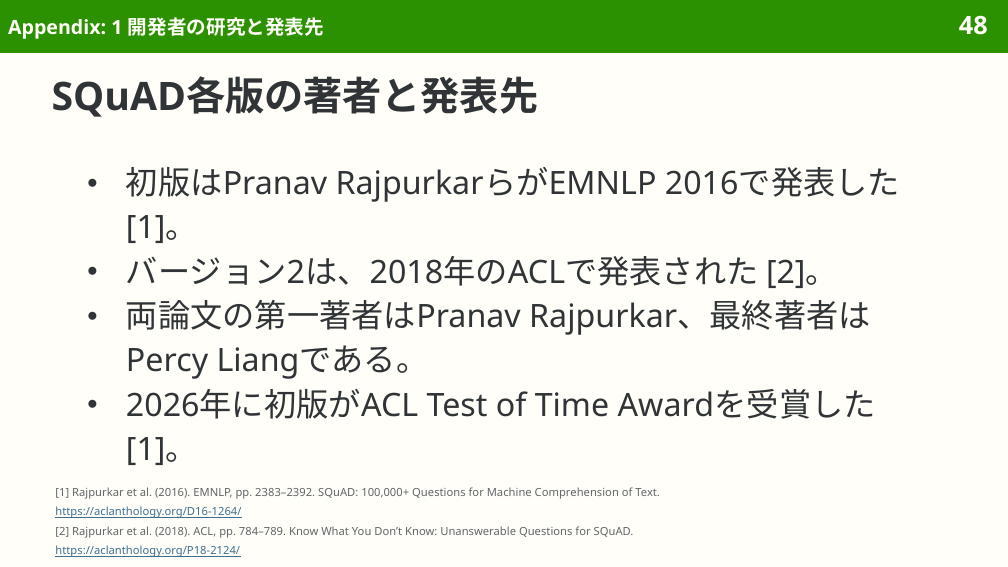
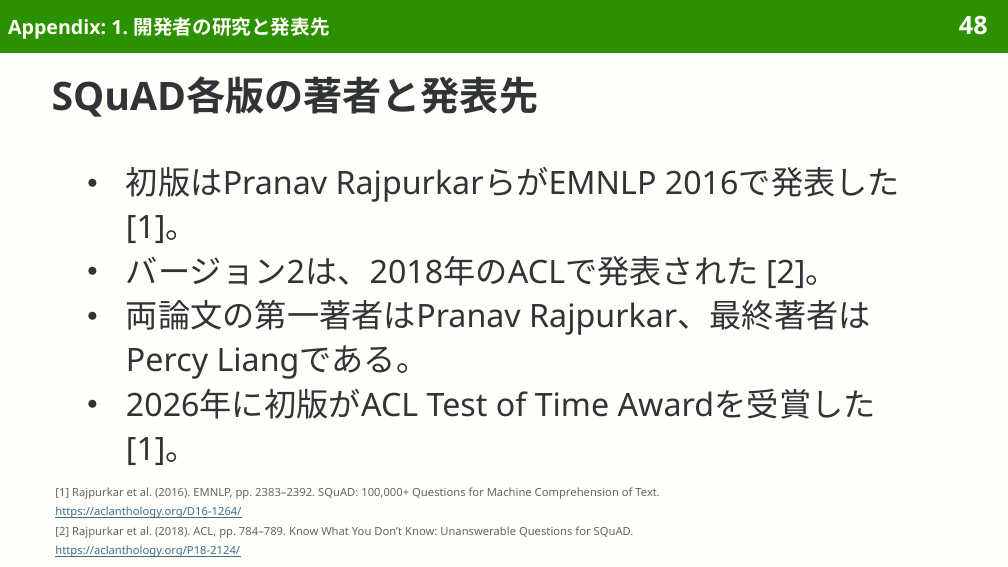
Before and after one commit to sasakiy84/datasets-in-10-minutes, a slide deck: slide 48 of slides/datasets-in-10-minutes-squad.pptx. Drawn at 1008x567 pixels with LibreOffice and Linux fonts; fonts in the diff are those of the drawing. Boxes give left, top, right and bottom in pixels: in the first picture for what was removed or moved away, otherwise in the second. Text is boxed around its words. In the diff, an @@ line names an element or a change of style, - is before the commit and + after.

```diff
--- a/slides/datasets-in-10-minutes-squad.pptx
+++ b/slides/datasets-in-10-minutes-squad.pptx
@@ title at <box>8,17,329,39</box>: text changed @@
-Appendix: 1 開発者の研究と発表先
+Appendix: 1. 開発者の研究と発表先
```
Also in this commit, not shown: 104 other slides changed, 11 other files.
